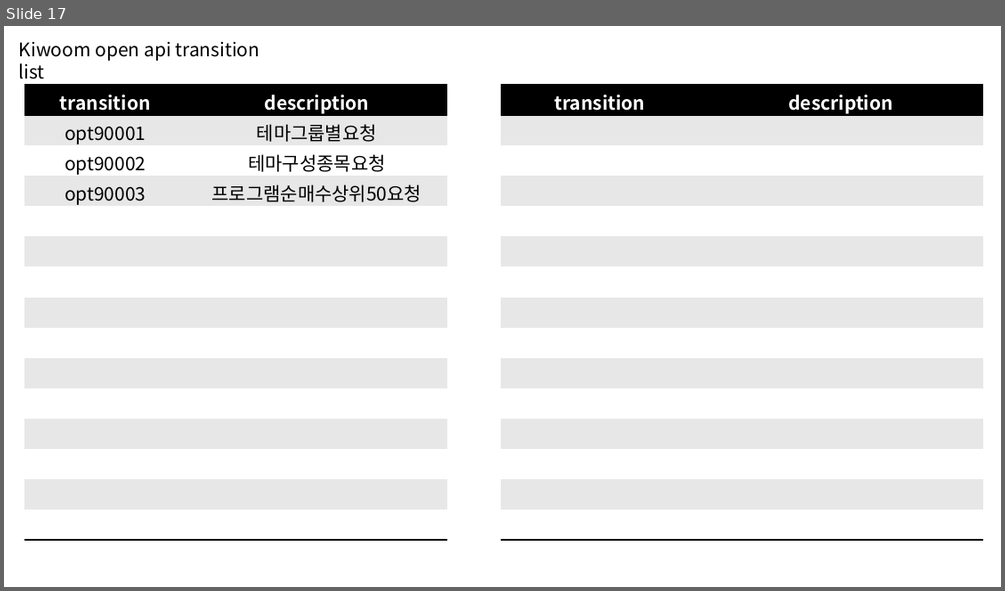
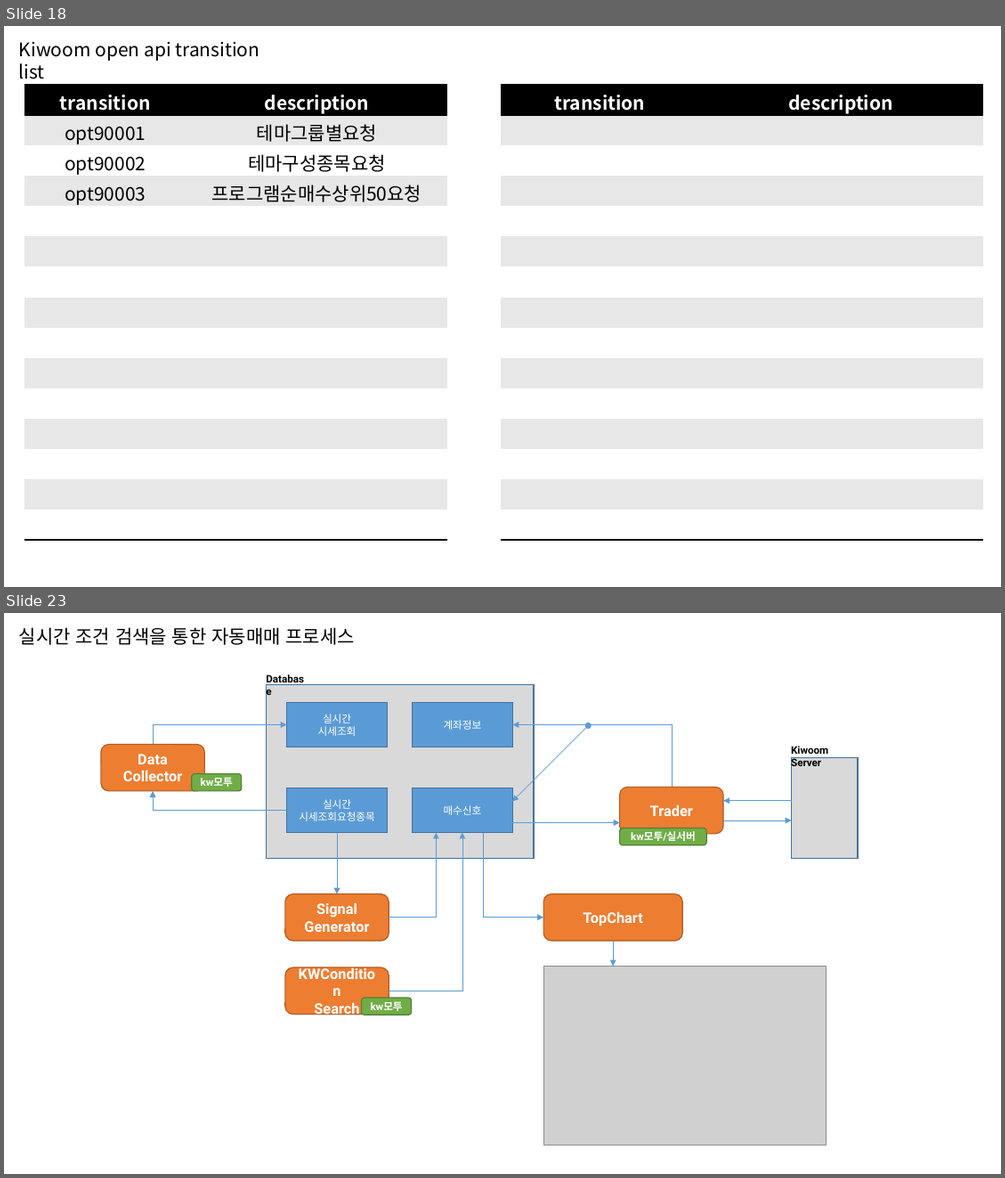
Before and after one commit to happineer/system_trading, a slide deck: doc/TopTrader.pptx. Shown one above the other, each under a label of ours: slide 17 before the commit, slides 18 and 23 after it; the slides between them are not shown. The pictures are 1005x591 and 1005x1178 pixels, drawn with LibreOffice and Linux fonts; fonts in the diff are those of the drawing; grey boxes stand for pictures. Boxes give left, top, right and bottom in pixels: in the first picture for what was removed or moved away, otherwise in the second. Text is boxed around its words. In the diff, an @@ line names an element or a change of style, - is before the commit and + after.

```diff
--- a/doc/TopTrader.pptx
+++ b/doc/TopTrader.pptx
@@ slide 23 added at [4, 613, 1001, 1174], background #FFFFFF @@
@@ text added at [19, 627, 355, 645], 18 pt, text #000000 @@
+실시간 조건 검색을 통한 자동매매 프로세스
@@ text added at [259, 669, 316, 690], 10 pt, text #000000, bold @@
+Database
@@ rectangle added at [267, 685, 534, 859], fill #D9D9D9, outline #43739E 1 pt @@
@@ rectangle added at [287, 703, 387, 747], fill #5B9BD5, outline #43739E 1 pt, 10 pt, text #FFFFFF @@
+실시간
+시세조회
@@ rectangle added at [413, 703, 512, 747], fill #5B9BD5, outline #43739E 1 pt, 10 pt, text #FFFFFF @@
+계좌정보
@@ rounded rectangle added at [101, 745, 205, 791], fill #ED7D31, outline #AF5C24 1 pt, 14 pt, text #FFFFFF, bold @@
+Data Collector
@@ elbow arrow added from (153, 745) to (287, 724), #5B9BD5 0.5 pt @@
@@ elbow arrow added from (672, 787) to (512, 724), #5B9BD5 0.5 pt @@
@@ double arrow added from (588, 726) to (512, 802), #5B9BD5 0.5 pt @@
@@ text added at [791, 746, 828, 769], 10 pt, text #000000, bold @@
+Kiwoom Server
@@ rectangle added at [792, 758, 858, 859], fill #D9D9D9, outline #43739E 1 pt @@
@@ elbow arrow added from (287, 811) to (153, 791), #5B9BD5 0.5 pt @@
@@ rounded rectangle added at [192, 774, 242, 791], fill #70AD47, outline #538035 1 pt, 10 pt, text #FFFFFF, bold @@
+kw모투
@@ rectangle added at [287, 788, 387, 832], fill #5B9BD5, outline #43739E 1 pt, 10 pt, text #FFFFFF @@
+실시간
+시세조회요청종목
@@ rectangle added at [413, 788, 512, 832], fill #5B9BD5, outline #43739E 1 pt, 10 pt, text #FFFFFF @@
+매수신호
@@ rounded rectangle added at [619, 787, 723, 834], fill #ED7D31, outline #AF5C24 1 pt, 14 pt, text #FFFFFF, bold @@
+Trader
@@ arrow added from (512, 822) to (619, 822), #5B9BD5 0.5 pt @@
@@ arrow added from (723, 820) to (792, 820), #5B9BD5 0.5 pt @@
@@ arrow added from (792, 801) to (723, 801), #5B9BD5 0.5 pt @@
@@ arrow added from (337, 833) to (337, 894), #5B9BD5 0.5 pt @@
@@ elbow arrow added from (389, 917) to (437, 833), #5B9BD5 0.5 pt @@
@@ elbow arrow added from (389, 990) to (462, 833), #5B9BD5 0.5 pt @@
@@ elbow arrow added from (484, 833) to (544, 917), #5B9BD5 0.5 pt @@
@@ rounded rectangle added at [619, 828, 706, 845], fill #70AD47, outline #538035 1 pt, 10 pt, text #FFFFFF, bold @@
+kw모투/실서버
@@ rounded rectangle added at [285, 894, 389, 941], fill #ED7D31, outline #AF5C24 1 pt, 14 pt, text #FFFFFF, bold @@
+Signal
+Generator
@@ rounded rectangle added at [544, 894, 683, 941], fill #ED7D31, outline #AF5C24 1 pt, 14 pt, text #FFFFFF, bold @@
+TopChart
@@ arrow added from (614, 941) to (614, 966), #5B9BD5 0.5 pt @@
@@ rounded rectangle added at [285, 967, 389, 1013], fill #ED7D31, outline #AF5C24 1 pt, 14 pt, text #FFFFFF, bold @@
+KWCondition
+Search
@@ picture added at [544, 966, 825, 1144] @@
@@ rounded rectangle added at [362, 997, 412, 1014], fill #70AD47, outline #538035 1 pt, 10 pt, text #FFFFFF, bold @@
+kw모투
@@ what was slide 17 is now slide 18 @@
```
Also in this commit, not shown: 39 other slides added, 4 other files.
